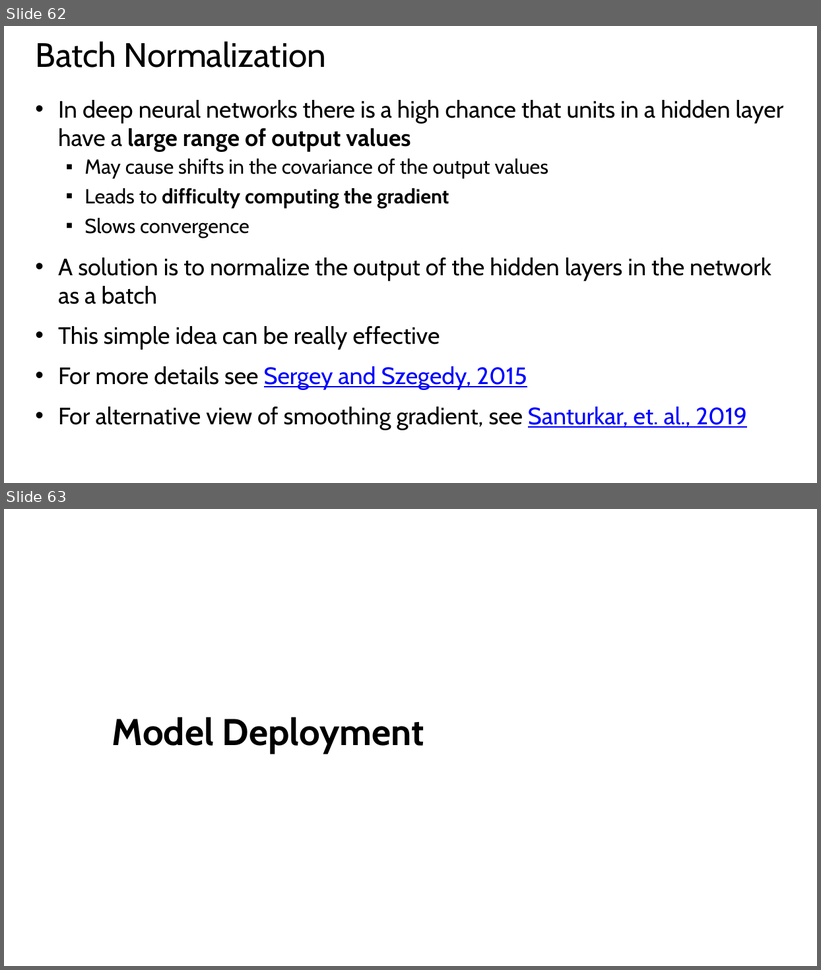
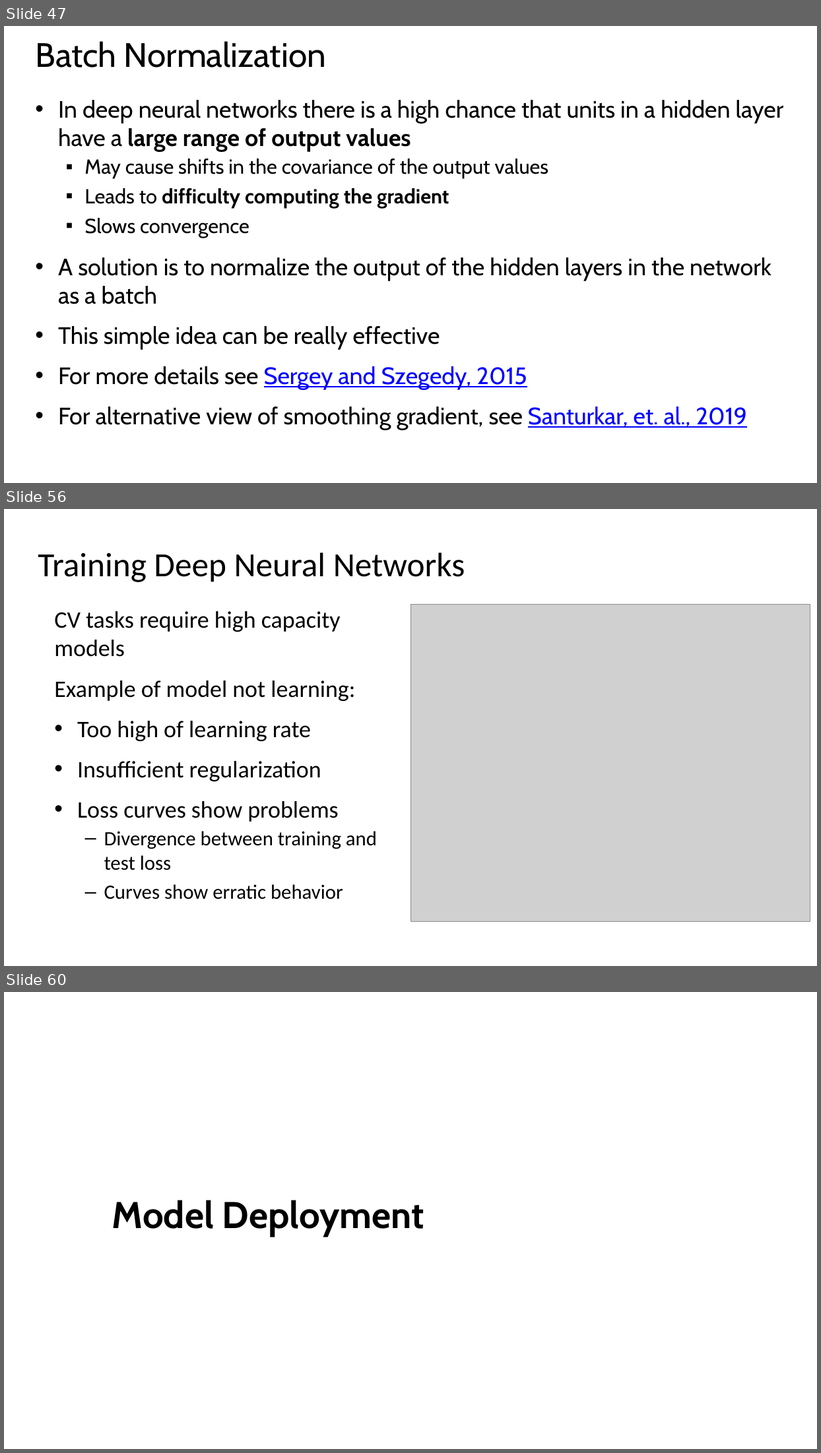
Before and after one commit to StephenElston/CSCI-E25, a slide deck: Slides/5_BuildingBlocksOfDeepLearning.pptx. Shown one above the other, each under a label of ours: slides 62 and 63 before the commit, slides 47, 56 and 60 after it; the slides between them are not shown. The pictures are 821x970 and 821x1453 pixels, drawn with LibreOffice and Linux fonts; fonts in the diff are those of the drawing; grey boxes stand for pictures. Boxes give left, top, right and bottom in pixels: in the first picture for what was removed or moved away, otherwise in the second. Text is boxed around its words. In the diff, an @@ line names an element or a change of style, - is before the commit and + after.

Commit message:
Added slides on NN architecture and learning

```diff
--- a/Slides/5_BuildingBlocksOfDeepLearning.pptx
+++ b/Slides/5_BuildingBlocksOfDeepLearning.pptx
@@ slide 56 added at box(4, 509, 817, 966), background #FFFFFF @@
@@ title added at box(38, 553, 465, 582), 40 pt, text #000000 @@
+Training Deep Neural Networks
@@ picture added at box(411, 604, 811, 921) @@
@@ text added at box(54, 611, 377, 900), 28 pt, text #000000 @@
+CV tasks require high capacity models
+Example of model not learning:
+• Too high of learning rate
+• Insufficient regularization
+• Loss curves show problems
+  – Divergence between training and test loss
+  – Curves show erratic behavior
@@ what was slide 62 is now slide 47 @@
@@ what was slide 63 is now slide 60 @@
```
Also in this commit, not shown: 2 slides changed, 11 other slides added.
